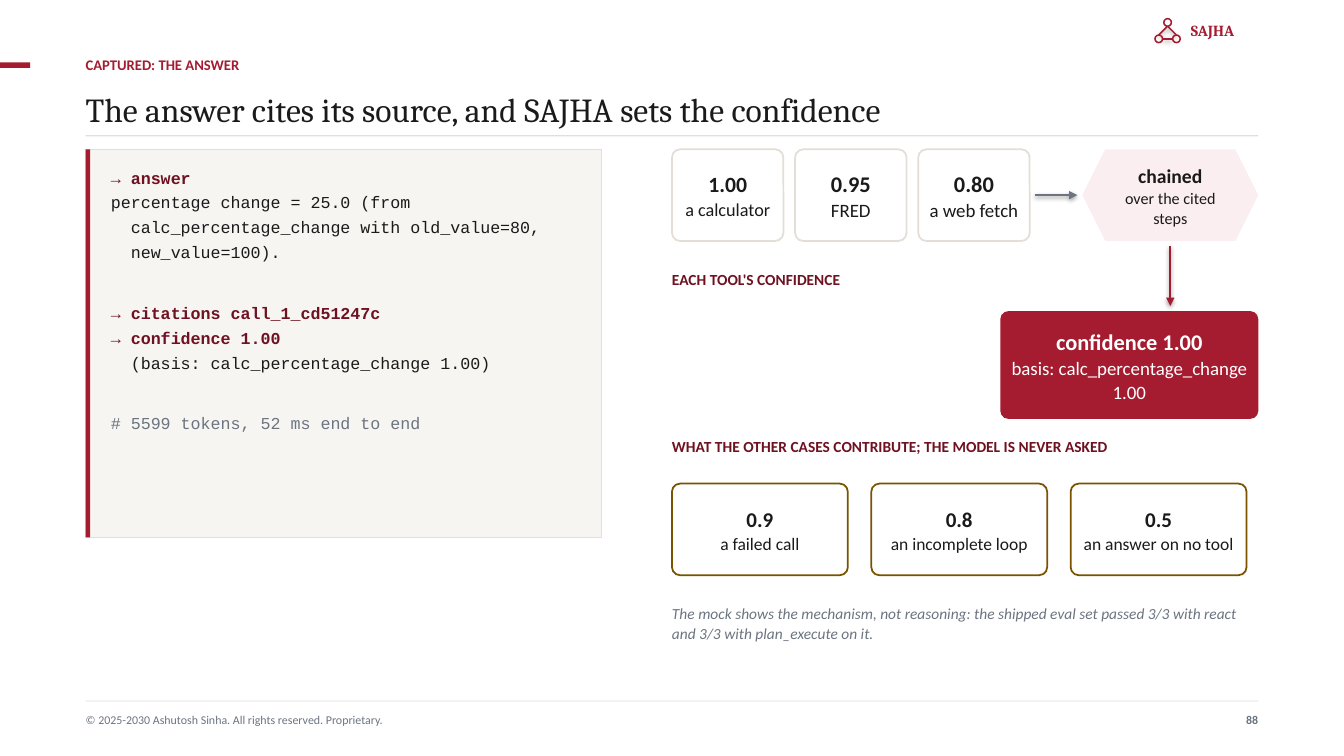
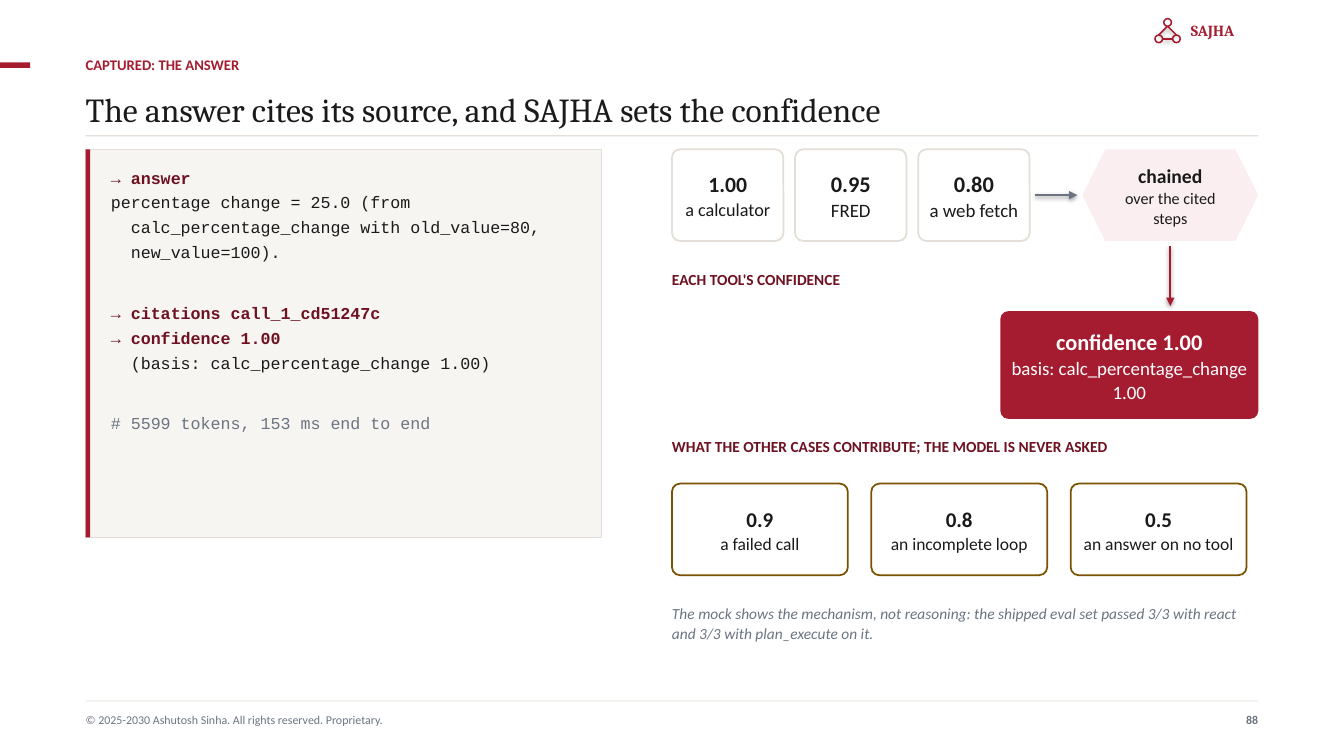
Before and after one commit to ajsinha/sajhamcpserver, a slide deck: slide 88 of docs/publications/SAJHA-MCP-Server.pptx. Drawn at 1344x756 pixels with LibreOffice and Linux fonts; fonts in the diff are those of the drawing. Boxes give left, top, right and bottom in pixels: in the first picture for what was removed or moved away, otherwise in the second. Text is boxed around its words. In the diff, an @@ line names an element or a change of style, - is before the commit and + after.

```diff
--- a/docs/publications/SAJHA-MCP-Server.pptx
+++ b/docs/publications/SAJHA-MCP-Server.pptx
@@ text at <box>131,417,430,432</box>: text changed @@
-# 5599 tokens, 52 ms end to end
+# 5599 tokens, 153 ms end to end
```
Also in this commit, not shown: 7 other slides changed, 31 other files.
